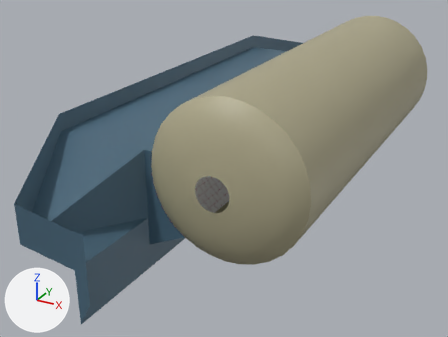
The glTF model Assets/Tube_Habs/TubeHab.glb: old version first, new version second.
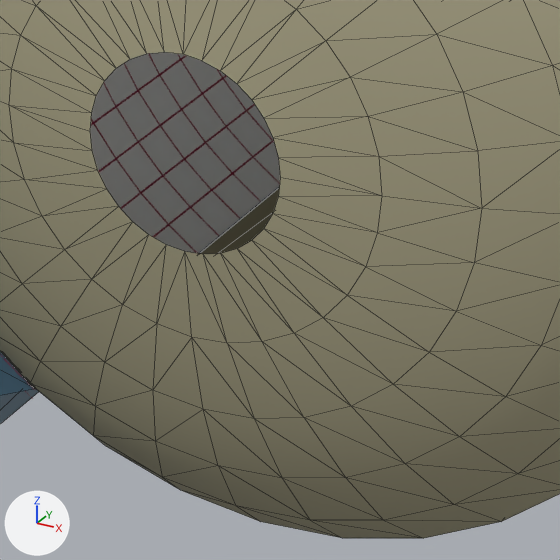
There are two pictures of each version: one whole from a 50 mm camera at (4.23, -9.91, 3.95) aimed at (-1.22, 0.0, -1.01), one close up on the part from 40% to 63% of the width and 49% to 80% of the height. Every picture has the same lights, and +X, +Y and +Z are marked at lower left. The close-ups show mesh edges as thin lines. Objects named as collision shapes, trigger or cutter boxes, shadow casters or lower levels of detail are left out. Where no turn or scale is listed for an object, it has been applied to the vertices.

In view in the first close-up: 'TubeHab', 'TubeHabTruss_Opt'.
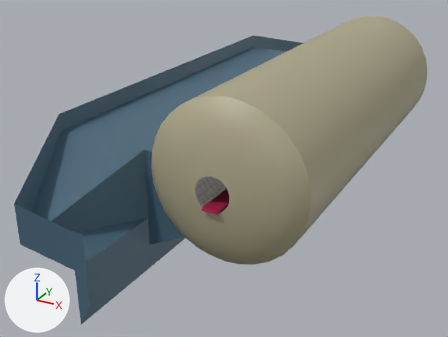
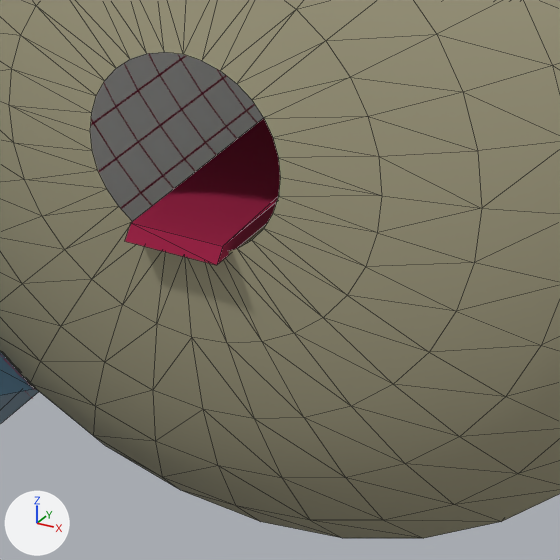
What changed in the scene script:
```text
Add me_cube_001:
    me_cube_001.from_pydata([(-0.13, 3.19, 0.02), (-0.13, 3.22, -0.02), (-0.13, -4.83, -0.02), (-0.13, -4.8, 0.02), (0.13, 3.19, 0.02), (0.13, 3.22, -0.02), (0.13, -4.8, 0.02), (0.13, -4.83, -0.02)], [], [(0, 1, 2), (0, 2, 3), (4, 5, 1), (4, 1, 0), (6, 7, 5), (6, 5, 4), (3, 2, 7), (3, 7, 6), (2, 1, 5), (2, 5, 7), (6, 4, 0), (6, 0, 3)])
    me_cube_001.materials.append(mat_cherry_matte)  # red #97003b
Add ob_catwalk:
    ob_catwalk = bpy.data.objects.new('Catwalk', me_cube_001)
    ob_catwalk.location = (0.325, 1.6, -0.097)
```

What differs and where, as boxes [x1, y1, x2, y2] in the close-ups (560 x 560 px):
'Catwalk', added (red)
    after: [125, 118, 280, 265]
